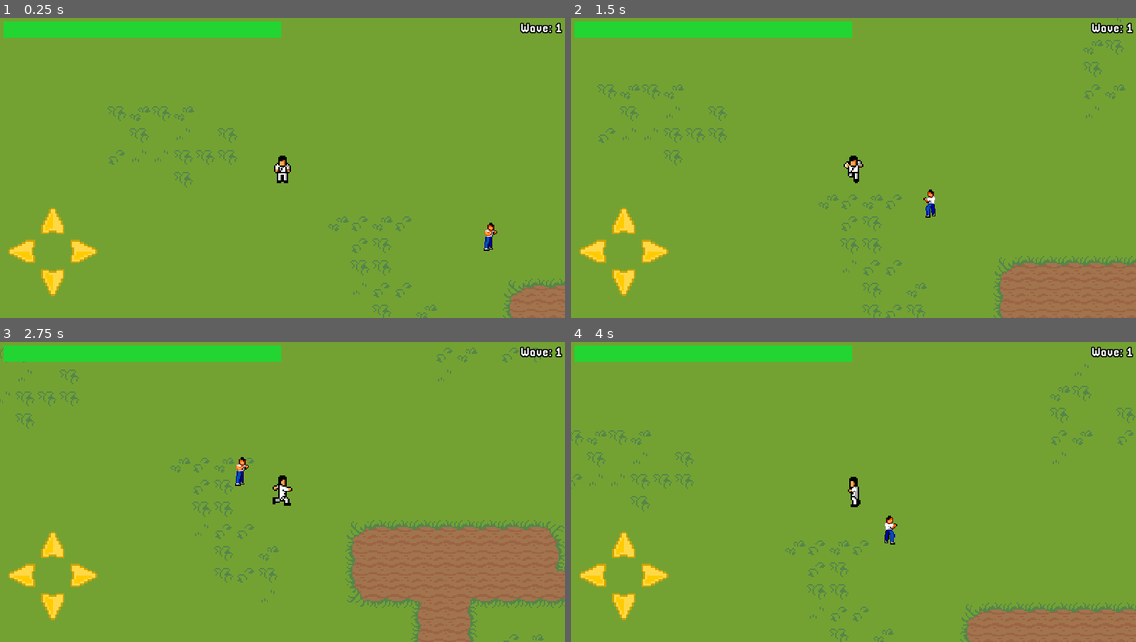
Above: before the commit, frames 1-4 (two rows, left to right).
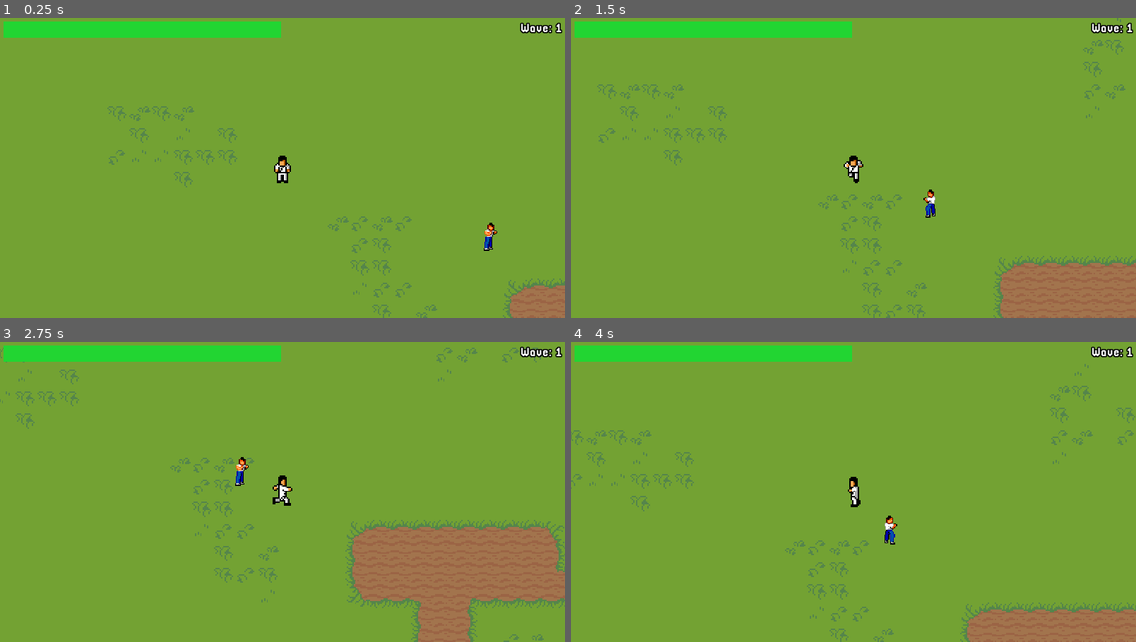
Above: after the commit, the same moments.

Repository: MysteryCoder456/KungFitGame
Game: Godot game, scene res://src/scenes/World.tscn
The game is run twice, just before and just after one commit, with the same random seed, the same clock (stepped at 60 frames per second) and the same inputs.
Inputs:
- Up to frame 1 (0.25 s): no input
- Up to frame 2 (1.5 s): hold D (move_right) 0.53-1.28 s; hold S (move_down) from 1.28 s (still down)
- Up to frame 3 (2.75 s): release S (move_down) at 2.03 s; hold D (move_right) from 2.03 s (still down)
- Up to frame 4 (4 s): release D (move_right) at 2.78 s; hold W (move_up) 2.78-3.53 s; hold A (move_left) from 3.53 s (still down)

The runs differ from the first frame. In frame 1, 1.0% of the frame differs, in the area x 1-18%, y 63-93%; in frame 2, 1.0%; in frame 3, 1.0%; in frame 4, 1.0%.

Commit message:
added healthbar updates

Diff:
--- a/FitnessGame/src/actors/KungFuMan.tscn
+++ b/FitnessGame/src/actors/KungFuMan.tscn
@@ -12,6 +12,8 @@
 collision_mask = 4
 script = ExtResource( 2 )
 speed = 80.0
+raw_max_health = 200.0
+health_multiplier = 1.0
 
 [node name="AnimatedSprite" type="AnimatedSprite" parent="."]
 frames = ExtResource( 1 )
--- a/FitnessGame/src/scripts/ControllerButtons.gd
+++ b/FitnessGame/src/scripts/ControllerButtons.gd
@@ -1,7 +1,7 @@
 extends Node2D
 
-#func _ready():
-##	visible = OS.get_name() in ["iOS", "Android", "UWP"]
+func _ready():
+	visible = OS.get_name() in ["iOS", "Android", "UWP"]
 
 
 func _on_UpButton_pressed():
--- a/FitnessGame/src/scripts/Enemy.gd
+++ b/FitnessGame/src/scripts/Enemy.gd
@@ -13,8 +13,8 @@
 }
 
 export var speed: float
-export var attack_damage_min: int
-export var attack_damage_max: int
+export var attack_damage_min: float
+export var attack_damage_max: float
 
 var velocity = Vector2.ZERO
 var direction = Direction.DOWN
@@ -84,4 +84,5 @@
 
 
 func _on_AttackTimer_timeout():
-	target.damage((randi() % (attack_damage_max - attack_damage_min)) + (attack_damage_min))
+	var damage_value = lerp(attack_damage_min, attack_damage_max, randf())
+	target.damage(damage_value)
--- a/FitnessGame/src/scripts/HUD.gd
+++ b/FitnessGame/src/scripts/HUD.gd
@@ -1,7 +1,7 @@
 extends Control
 
-onready var health_bar = $TopBar/HealthBar
-onready var wave_label = $TopBar/WaveLabel
+onready var health_bar: ProgressBar = $TopBar/HealthBar
+onready var wave_label: Label = $TopBar/WaveLabel
 
 
 func _ready():
--- a/FitnessGame/src/scripts/KungFuMan.gd
+++ b/FitnessGame/src/scripts/KungFuMan.gd
@@ -15,10 +15,15 @@
 }
 
 export var speed: float
+export var raw_max_health: float  # Base health value to modify with multiplier upgrades
+export var health_multiplier: float  # TODO: Make this an upgrade later
 
 var velocity = Vector2.ZERO
 var direction = Direction.DOWN
 var state = State.IDLE
+
+onready var actual_max_health = raw_max_health * health_multiplier
+onready var health = actual_max_health
 
 onready var animated_sprite = $AnimatedSprite
 onready var hud = $CanvasLayer/HUD
@@ -69,6 +74,10 @@
 	return new_velocity
 
 
-func damage(damage_amount: int):
-	# TODO
-	print("ow")
+func set_health(amount: float):
+	health = max(amount, 0)
+	hud.health_bar.value = lerp(0, hud.health_bar.max_value, health / actual_max_health)
+
+
+func damage(damage_amount: float):
+	set_health(health - damage_amount)
--- a/FitnessGame/src/sprite_frames/KungFuMan.tres
+++ b/FitnessGame/src/sprite_frames/KungFuMan.tres
@@ -8,38 +8,6 @@
 [ext_resource path="res://assets/kung_fu_man/running/running_left.png" type="Texture" id=6]
 [ext_resource path="res://assets/kung_fu_man/running/running_up.png" type="Texture" id=7]
 [ext_resource path="res://assets/kung_fu_man/running/running_down.png" type="Texture" id=8]
-
-[sub_resource type="AtlasTexture" id=25]
-atlas = ExtResource( 7 )
-region = Rect2( 0, 0, 16, 24 )
-
-[sub_resource type="AtlasTexture" id=26]
-atlas = ExtResource( 7 )
-region = Rect2( 16, 0, 16, 24 )
-
-[sub_resource type="AtlasTexture" id=27]
-atlas = ExtResource( 7 )
-region = Rect2( 32, 0, 16, 24 )
-
-[sub_resource type="AtlasTexture" id=28]
-atlas = ExtResource( 7 )
-region = Rect2( 48, 0, 16, 24 )
-
-[sub_resource type="AtlasTexture" id=29]
-atlas = ExtResource( 8 )
-region = Rect2( 0, 0, 16, 24 )
-
-[sub_resource type="AtlasTexture" id=30]
-atlas = ExtResource( 8 )
-region = Rect2( 16, 0, 16, 24 )
-
-[sub_resource type="AtlasTexture" id=31]
-atlas = ExtResource( 8 )
-region = Rect2( 32, 0, 16, 24 )
-
-[sub_resource type="AtlasTexture" id=32]
-atlas = ExtResource( 8 )
-region = Rect2( 48, 0, 16, 24 )
 
 [sub_resource type="AtlasTexture" id=21]
 atlas = ExtResource( 6 )
@@ -137,18 +105,40 @@
 atlas = ExtResource( 1 )
 region = Rect2( 48, 0, 16, 24 )
 
+[sub_resource type="AtlasTexture" id=25]
+atlas = ExtResource( 7 )
+region = Rect2( 0, 0, 16, 24 )
+
+[sub_resource type="AtlasTexture" id=26]
+atlas = ExtResource( 7 )
+region = Rect2( 16, 0, 16, 24 )
+
+[sub_resource type="AtlasTexture" id=27]
+atlas = ExtResource( 7 )
+region = Rect2( 32, 0, 16, 24 )
+
+[sub_resource type="AtlasTexture" id=28]
+atlas = ExtResource( 7 )
+region = Rect2( 48, 0, 16, 24 )
+
+[sub_resource type="AtlasTexture" id=29]
+atlas = ExtResource( 8 )
+region = Rect2( 0, 0, 16, 24 )
+
+[sub_resource type="AtlasTexture" id=30]
+atlas = ExtResource( 8 )
+region = Rect2( 16, 0, 16, 24 )
+
+[sub_resource type="AtlasTexture" id=31]
+atlas = ExtResource( 8 )
+region = Rect2( 32, 0, 16, 24 )
+
+[sub_resource type="AtlasTexture" id=32]
+atlas = ExtResource( 8 )
+region = Rect2( 48, 0, 16, 24 )
+
 [resource]
 animations = [ {
-"frames": [ SubResource( 25 ), SubResource( 26 ), SubResource( 27 ), SubResource( 28 ) ],
-"loop": true,
-"name": "running_up",
-"speed": 7.5
-}, {
-"frames": [ SubResource( 29 ), SubResource( 30 ), SubResource( 31 ), SubResource( 32 ) ],
-"loop": true,
-"name": "running_down",
-"speed": 7.5
-}, {
 "frames": [ SubResource( 21 ), SubResource( 22 ), SubResource( 23 ), SubResource( 24 ) ],
 "loop": true,
 "name": "running_left",
@@ -178,4 +168,14 @@
 "loop": true,
 "name": "idle_up",
 "speed": 5.0
+}, {
+"frames": [ SubResource( 25 ), SubResource( 26 ), SubResource( 27 ), SubResource( 28 ) ],
+"loop": true,
+"name": "running_up",
+"speed": 7.5
+}, {
+"frames": [ SubResource( 29 ), SubResource( 30 ), SubResource( 31 ), SubResource( 32 ) ],
+"loop": true,
+"name": "running_down",
+"speed": 7.5
 } ]
